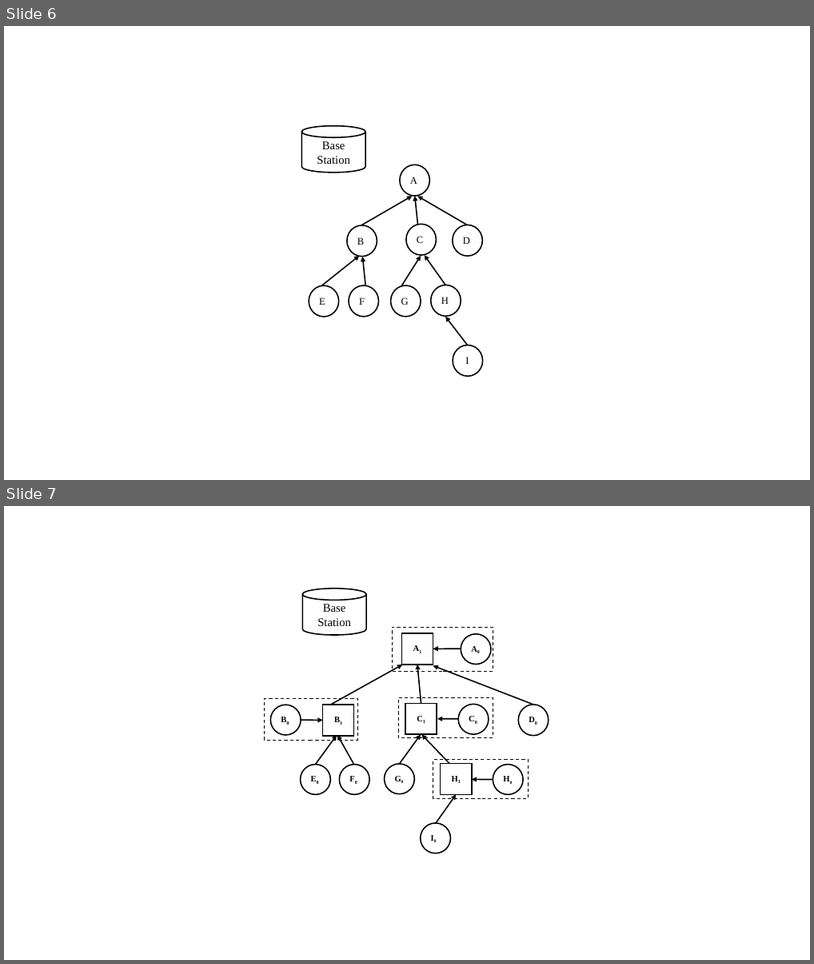
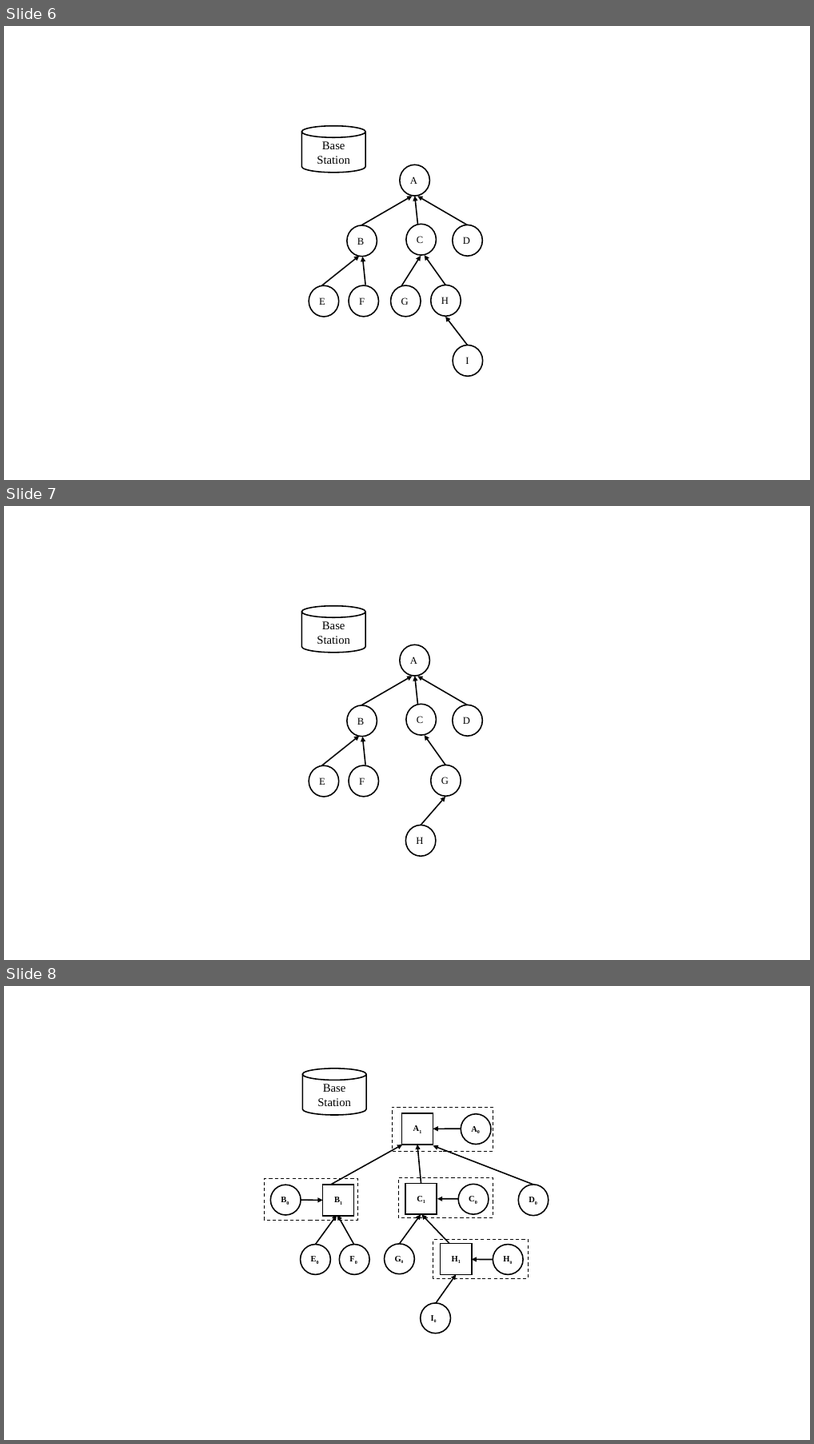
Before and after one commit to kavitshah8/thesis-, a slide deck: images/pics.pptx. Shown one above the other, each under a label of ours: slides 6 and 7 before the commit, slides 6, 7 and 8 after it. The pictures are 814x964 and 814x1444 pixels, drawn with LibreOffice and Linux fonts; fonts in the diff are those of the drawing. Boxes give left, top, right and bottom in pixels: in the first picture for what was removed or moved away, otherwise in the second. Text is boxed around its words. In the diff, an @@ line names an element or a change of style, - is before the commit and + after.

```diff
--- a/images/pics.pptx
+++ b/images/pics.pptx
@@ slide 7 added at <box>4,506,810,960</box>, background #FFFFFF @@
@@ cylinder added at <box>302,606,366,652</box>, outline #000000 1.5 pt, 14 pt, text #000000 @@
+Base Station
@@ ellipse added at <box>400,644,430,676</box>, fill #FFFFFF, outline #000000 1.5 pt, 12 pt, text #000000 @@
+A
@@ arrow added from (362, 705) to (412, 676), #000000 1.5 pt @@
@@ arrow added from (418, 704) to (415, 676), #000000 1.5 pt @@
@@ arrow added from (467, 705) to (418, 676), #000000 1.5 pt @@
@@ ellipse added at <box>347,705,378,736</box>, fill #FFFFFF, outline #000000 1.5 pt, 12 pt, text #000000 @@
+B
@@ ellipse added at <box>406,704,437,735</box>, fill #FFFFFF, outline #000000 1.5 pt, 12 pt, text #000000 @@
+C
@@ ellipse added at <box>453,705,483,736</box>, fill #FFFFFF, outline #000000 1.5 pt, 12 pt, text #000000 @@
+D
@@ arrow added from (322, 765) to (360, 736), #000000 1.5 pt @@
@@ arrow added from (366, 765) to (362, 736), #000000 1.5 pt @@
@@ arrow added from (446, 765) to (425, 736), #000000 1.5 pt @@
@@ ellipse added at <box>309,765,339,796</box>, fill #FFFFFF, outline #000000 1.5 pt, 12 pt, text #000000 @@
+E
@@ ellipse added at <box>349,765,379,796</box>, fill #FFFFFF, outline #000000 1.5 pt, 12 pt, text #000000 @@
+F
@@ ellipse added at <box>431,765,462,796</box>, fill #FFFFFF, outline #000000 1.5 pt, 12 pt, text #000000 @@
+G
@@ arrow added from (421, 825) to (446, 796), #000000 1.5 pt @@
@@ ellipse added at <box>406,825,437,856</box>, fill #FFFFFF, outline #000000 1.5 pt, 12 pt, text #000000 @@
+H
@@ what was slide 7 is now slide 8 @@
```
Also in this commit, not shown: 8 slides changed, 2 other slides added, 1 slide removed, 20 other files.
